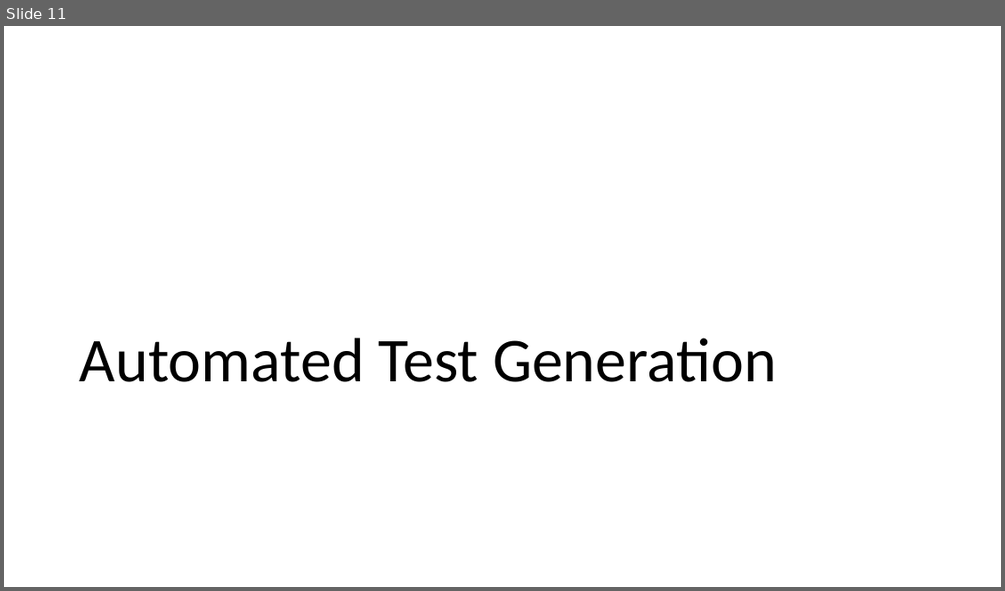
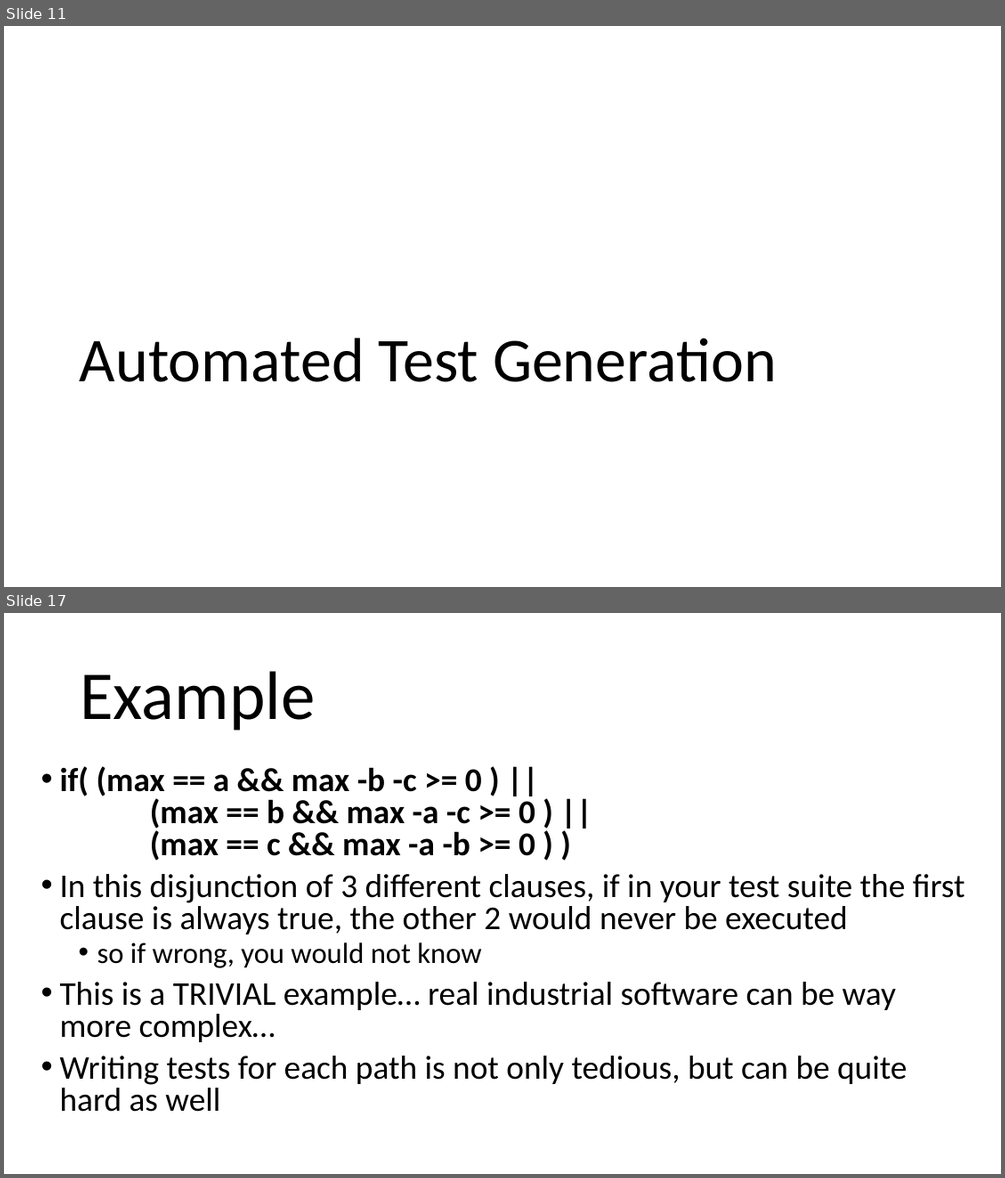
Before and after one commit to arcuri82/testing_security_development_enterprise_systems, a slide deck: doc/advanced/slides/lesson_06.pptx. Shown one above the other, each under a label of ours: slide 11 before the commit, slides 11 and 17 after it; the slides between them are not shown. The pictures are 1005x591 and 1005x1178 pixels, drawn with LibreOffice and Linux fonts; fonts in the diff are those of the drawing. Boxes give left, top, right and bottom in pixels: in the first picture for what was removed or moved away, otherwise in the second. Text is boxed around its words. In the diff, an @@ line names an element or a change of style, - is before the commit and + after.

Commit message:
working on EvoMaster example

```diff
--- a/doc/advanced/slides/lesson_06.pptx
+++ b/doc/advanced/slides/lesson_06.pptx
@@ slide 17 added at box(4, 613, 1001, 1174), background #FFFFFF @@
@@ title added at box(80, 671, 315, 730), 66 pt, text #000000 @@
+Example
@@ text added at box(60, 766, 965, 1111), 32 pt, text #000000 @@
+• if( (max == a && max -b -c >= 0 ) ||
+  (max == b && max -a -c >= 0 ) ||
+  (max == c && max -a -b >= 0 ) )
+• In this disjunction of 3 different clauses, if in your test suite the first clause is always true, the other 2 would never be executed
+  • so if wrong, you would not know
+• This is a TRIVIAL example… real industrial software can be way more complex…
+• Writing tests for each path is not only tedious, but can be quite hard as well
```
Also in this commit, not shown: 1 slide changed, 23 other slides added, 1 slide removed, 7 other files.
